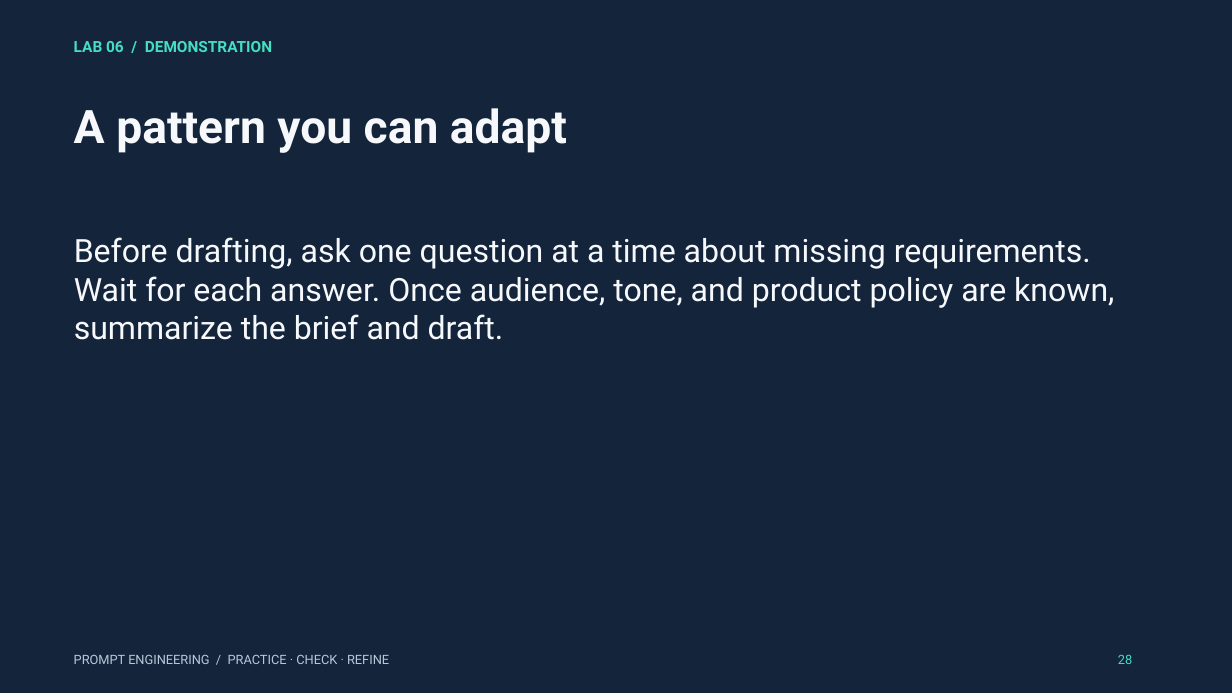
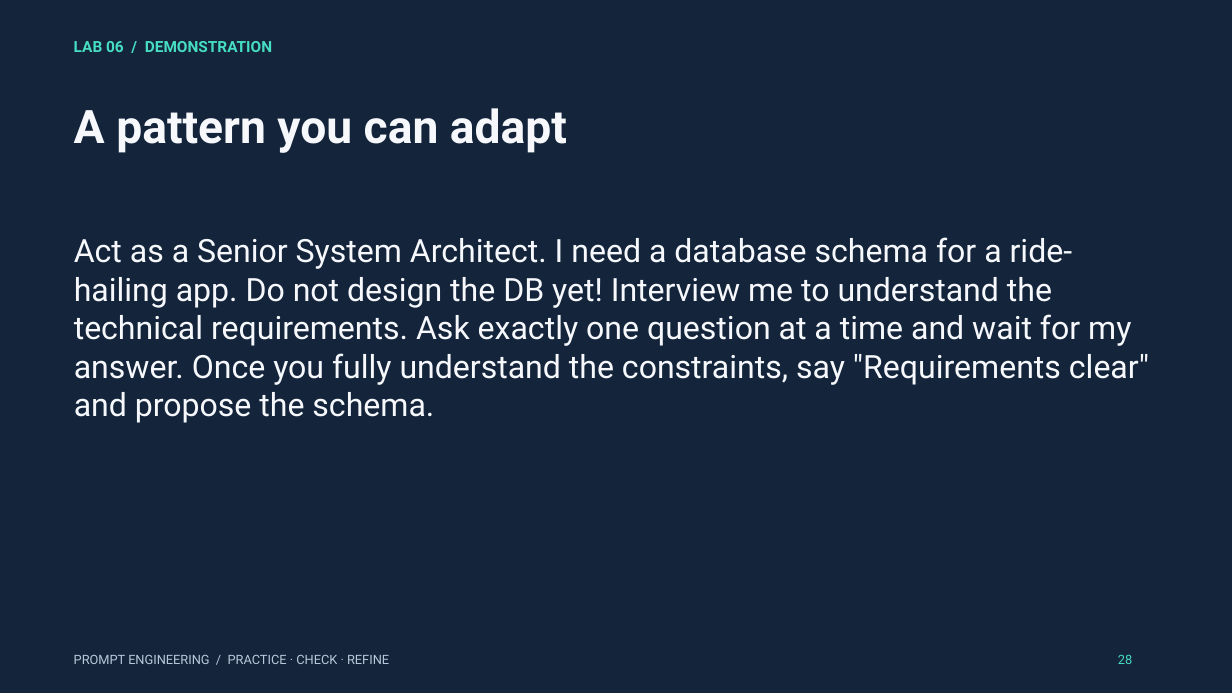
Before and after one commit to mahdimnkh81/prompt-engineering-workshop, a slide deck: slide 28 of materials/prompt_engineering_3_hour_workshop.pptx. Drawn at 1232x693 pixels with LibreOffice and Linux fonts; fonts in the diff are those of the drawing. Boxes give left, top, right and bottom in pixels: in the first picture for what was removed or moved away, otherwise in the second. Text is boxed around its words. In the diff, an @@ line names an element or a change of style, - is before the commit and + after.

Commit message:
fix 7 questions

```diff
--- a/materials/prompt_engineering_3_hour_workshop.pptx
+++ b/materials/prompt_engineering_3_hour_workshop.pptx
@@ text at (x1=74, y1=237, x2=1149, y2=423): text changed @@
-Before drafting, ask one question at a time about missing requirements. Wait for each answer. Once audience, tone, and product policy are known, summarize the brief and draft.
+Act as a Senior System Architect. I need a database schema for a ride-hailing app. Do not design the DB yet! Interview me to understand the technical requirements. Ask exactly one question at a time and wait for my answer. Once you fully understand the constraints, say "Requirements clear" and propose the schema.
```
Also in this commit, not shown: 19 other slides changed, 14 other files.
